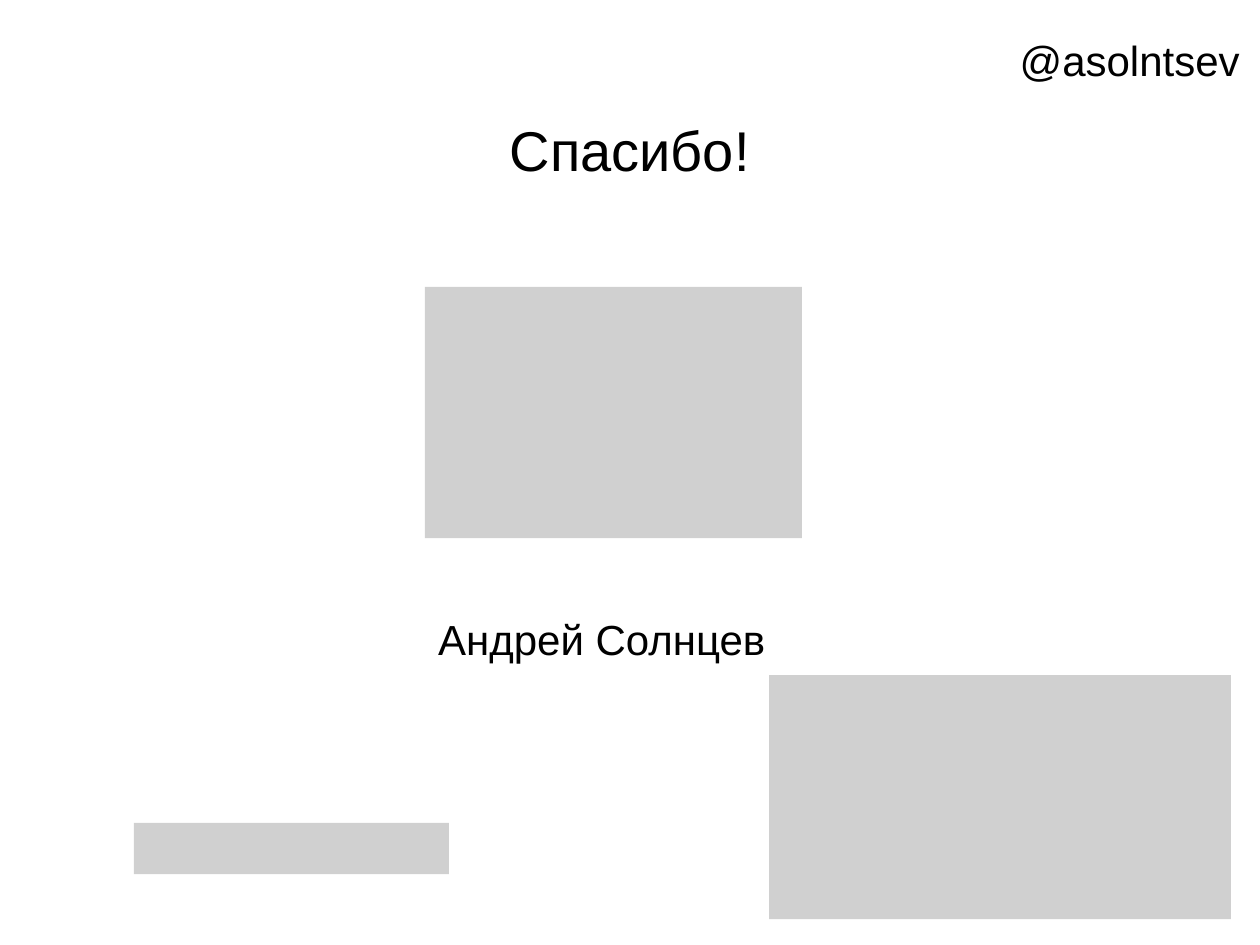
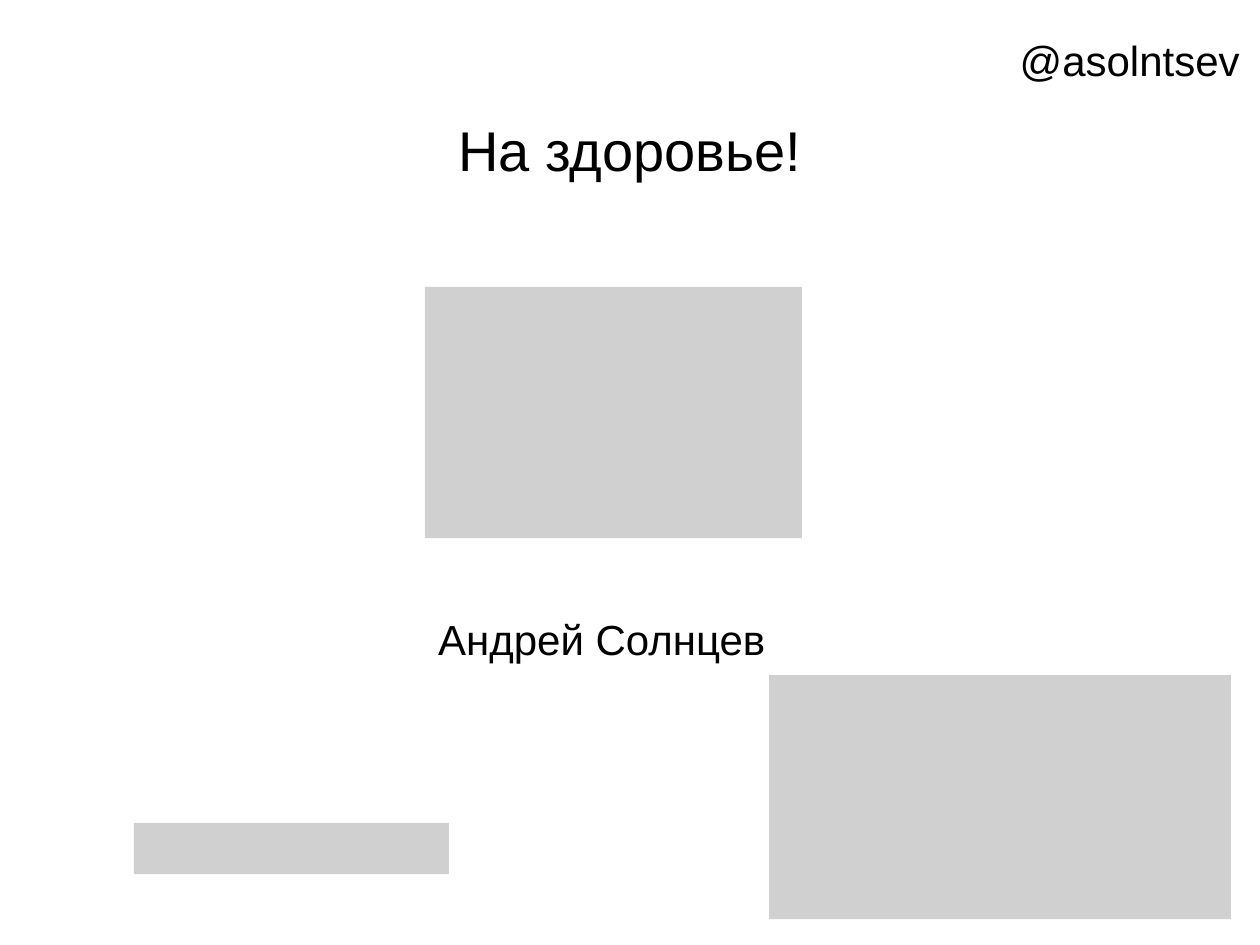
Before and after one commit to asolntsev/presentations, a slide deck: slide 40 of liquibase/liquibase-ee.devclub.ru.odp (slide 41 before the commit). Drawn at 1260x945 pixels with LibreOffice and Linux fonts; fonts in the diff are those of the drawing; grey boxes stand for pictures; background and template pictures are left out. Boxes give left, top, right and bottom in pixels: in the first picture for what was removed or moved away, otherwise in the second. Text is boxed around its words. In the diff, an @@ line names an element or a change of style, - is before the commit and + after.

Commit message:
last changes for devclub.eu 2014

```diff
--- a/liquibase/liquibase-ee.devclub.ru.odp
+++ b/liquibase/liquibase-ee.devclub.ru.odp
@@ title at <box>458,132,801,182</box>: text changed @@
-Спасибо!
+На здоровье!
```
Also in this commit, not shown: 1 slide removed.
